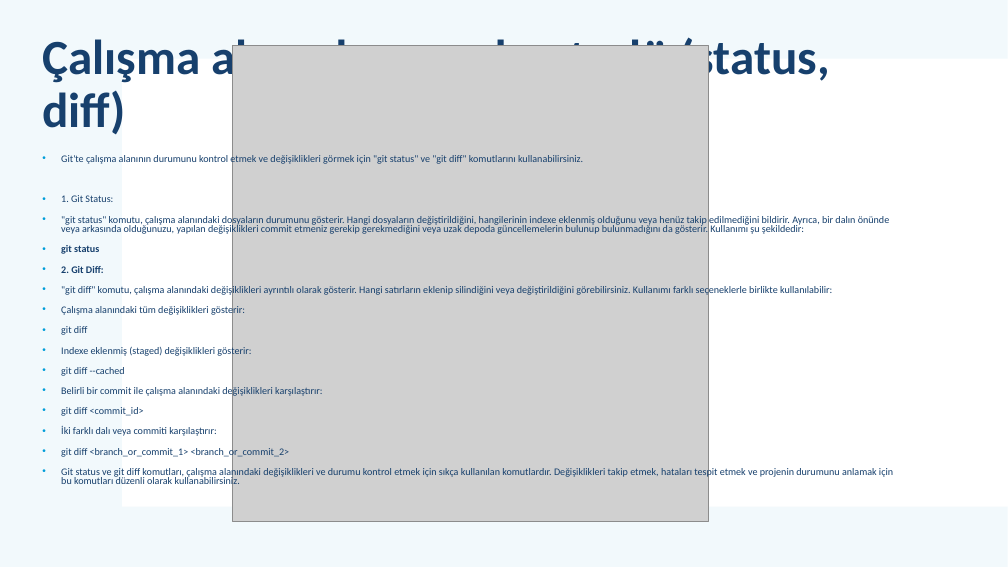
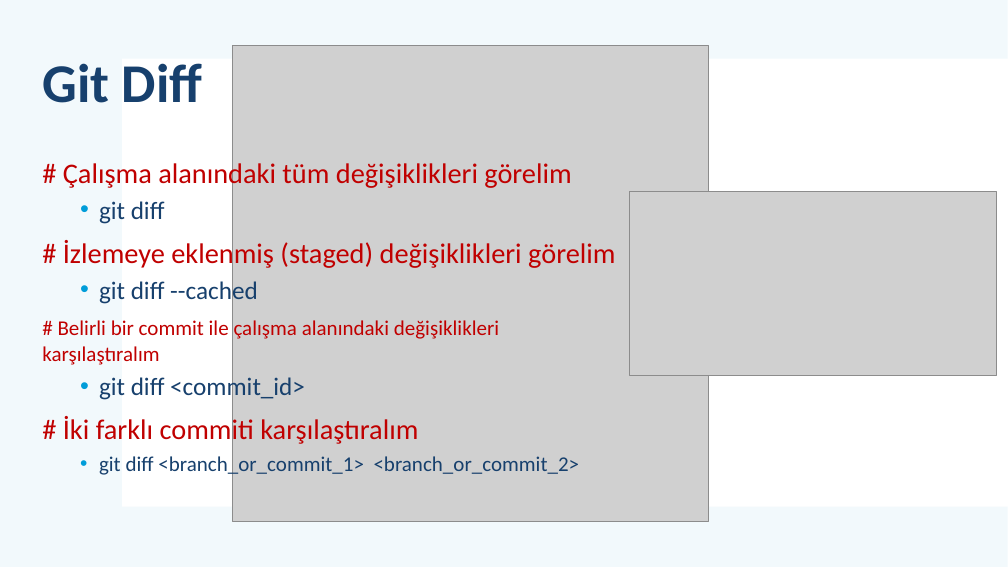
Before and after one commit to mehmetsungur/GitGithub, a slide deck: slide 9 of GitGithub.pptx (slide 30 before the commit). Drawn at 1008x567 pixels with LibreOffice and Linux fonts; fonts in the diff are those of the drawing; grey boxes stand for pictures. Boxes give left, top, right and bottom in pixels: in the first picture for what was removed or moved away, otherwise in the second. Text is boxed around its words. In the diff, an @@ line names an element or a change of style, - is before the commit and + after.

```diff
--- a/GitGithub.pptx
+++ b/GitGithub.pptx
@@ title at (x1=42, y1=63, x2=203, y2=103): text changed; size 46.8 to 52 pt @@
-Çalışma alanı durumu kontrolü (status, diff)
+Git Diff
@@ text at (x1=63, y1=159, x2=571, y2=190): text changed; size 9.6 to 27 pt; text colour #17406D to #C00000 @@
-• Git'te çalışma alanının durumunu kontrol etmek ve değişiklikleri görmek için "git status" ve "git diff" komutlarını kullanabilirsiniz.
-• 1. Git Status:
-• "git status" komutu, çalışma alanındaki dosyaların durumunu gösterir. Hangi dosyaların değiştirildiğini, hangilerinin indexe eklenmiş olduğunu veya henüz takip edilmediğini bildirir. Ayrıca, bir dalın önünde veya arkasında olduğunuzu, yapılan değişiklikleri commit etmeniz gerekip gerekmediğini veya uzak depoda güncellemelerin bulunup bulunmadığını da gösterir. Kullanımı şu şekildedir:
-• git status
-• 2. Git Diff:
-• "git diff" komutu, çalışma alanındaki değişiklikleri ayrıntılı olarak gösterir. Hangi satırların eklenip silindiğini veya değiştirildiğini görebilirsiniz. Kullanımı farklı seçeneklerle birlikte kullanılabilir:
-• Çalışma alanındaki tüm değişiklikleri gösterir:
+# Çalışma alanındaki tüm değişiklikleri görelim
@@ text at (x1=99, y1=201, x2=580, y2=477): size 9.6 to 24 pt in "git diff", "git diff --cached", "git diff <commit_id>"; size 9.6 to 20 pt in "git diff <branch_or_commit_1> <branch_or_commit_2>"; list level 1 to 2 in "git diff"; line spacing 0.8 to 1; list level 1 to 2 in "git diff --cached"; list level 1 to 2 in "git diff <commit_id>"; list level 1 to 2 in "git diff <branch_or_commit_1> <branch_or_commit_2>" @@
@@ picture added at (x1=629, y1=191, x2=997, y2=375) @@
@@ text at (x1=63, y1=239, x2=615, y2=270): text changed; size 9.6 to 27 pt; text colour #17406D to #C00000 @@
-• Indexe eklenmiş (staged) değişiklikleri gösterir:
+# İzlemeye eklenmiş (staged) değişiklikleri görelim
@@ text at (x1=42, y1=320, x2=499, y2=365): text changed; size 9.6 to 20 pt; text colour #17406D to #C00000 @@
-• Belirli bir commit ile çalışma alanındaki değişiklikleri karşılaştırır:
+# Belirli bir commit ile çalışma alanındaki değişiklikleri karşılaştıralım
@@ text at (x1=63, y1=416, x2=418, y2=447): text changed; size 9.6 to 27 pt; text colour #17406D to #C00000 @@
-• İki farklı dalı veya commiti karşılaştırır:
+# İki farklı commiti karşılaştıralım
@@ text at (x1=61, y1=467, x2=893, y2=487): paragraph removed @@
-• Git status ve git diff komutları, çalışma alanındaki değişiklikleri ve durumu kontrol etmek için sıkça kullanılan komutlardır. Değişiklikleri takip etmek, hataları tespit etmek ve projenin durumunu anlamak için bu komutları düzenli olarak kullanabilirsiniz.
```
Also in this commit, not shown: 4 other slides changed, 16 slides added, 22 slides removed, 1 other file.
